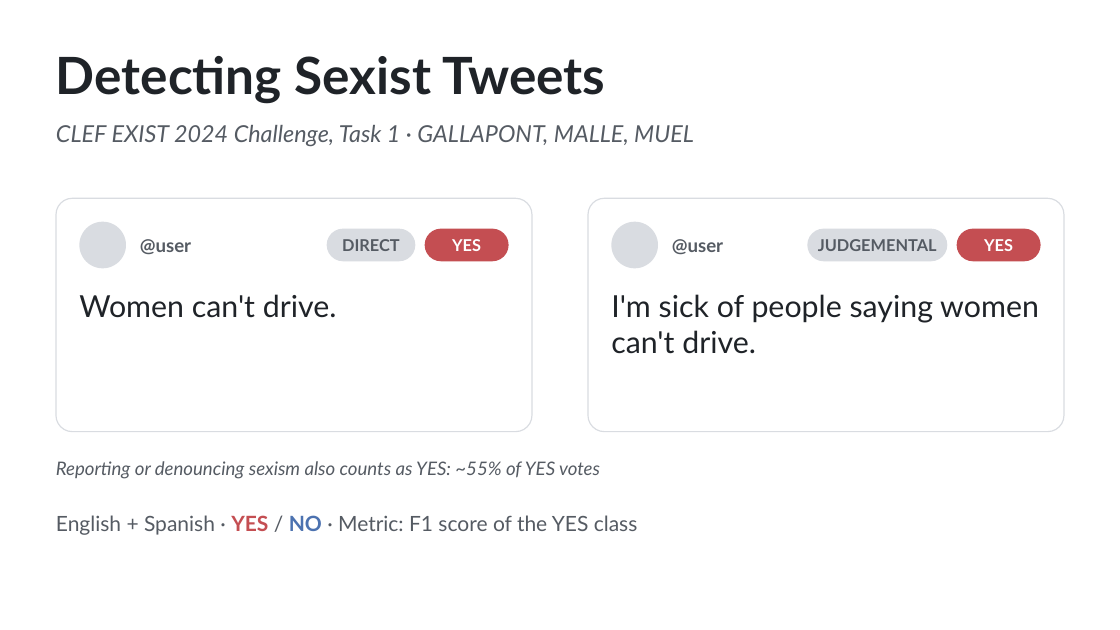
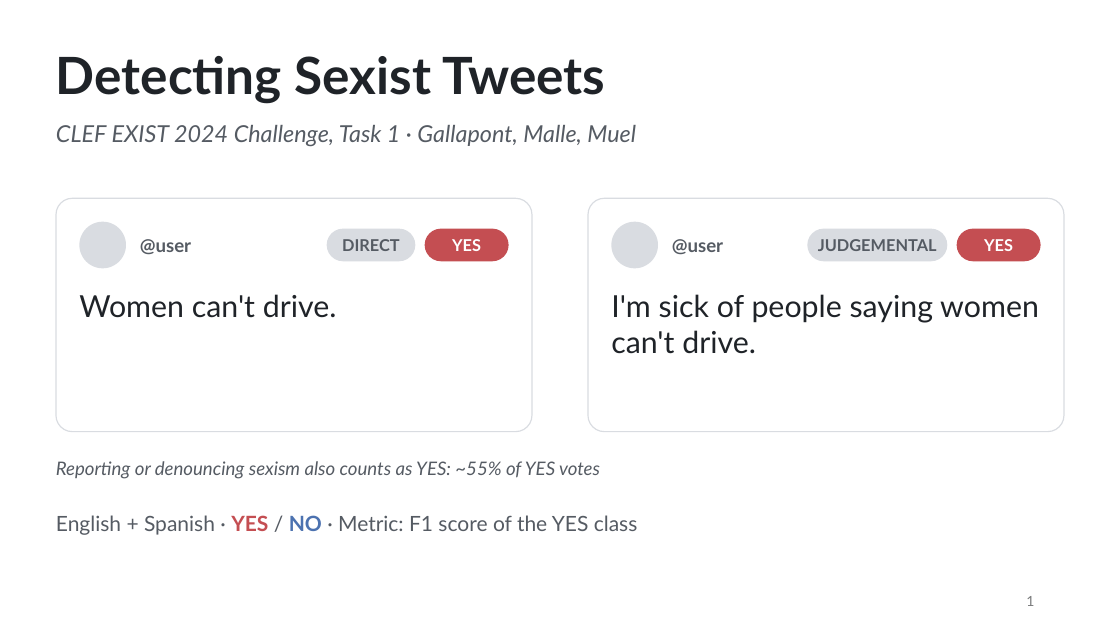
Before and after one commit to gallathi/TweetClassification, a slide deck: slide 1 of Présentation2.pptx. Drawn at 1120x630 pixels with LibreOffice and Linux fonts; fonts in the diff are those of the drawing. Boxes give left, top, right and bottom in pixels: in the first picture for what was removed or moved away, otherwise in the second. Text is boxed around its words. In the diff, an @@ line names an element or a change of style, - is before the commit and + after.

```diff
--- a/Présentation2.pptx
+++ b/Présentation2.pptx
@@ text at (56,125,636,146): text changed @@
-CLEF EXIST 2024 Challenge, Task 1 · GALLAPONT, MALLE, MUEL
+CLEF EXIST 2024 Challenge, Task 1 · Gallapont, Malle, Muel
@@ page number added at (1026,596,1034,606), 12 pt, text #7B7B7C @@
+1
```
Also in this commit, not shown: 9 other slides changed, 1 other file.
